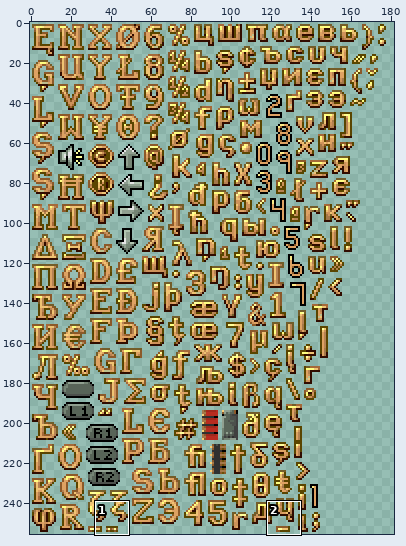
A sprite sheet gets an edit: src/Resources/TR1/Font/alpha_sprites_01.png. Above: a wide view before the commit, with the close-up outlined.
Close-up. Before the commit:
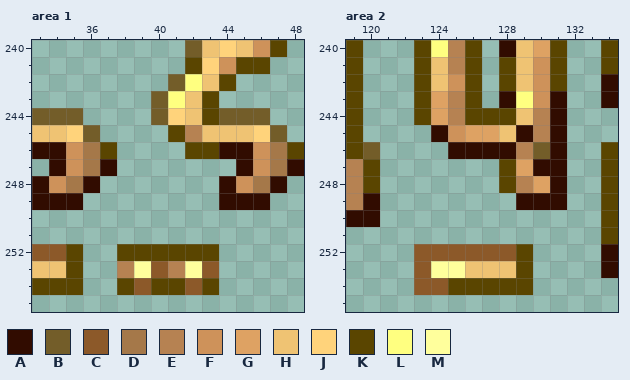
The file is 256x256 pixels. Colours within 5 levels of each other are drawn and written as one. Shown: area 1: x 33..48, y 240..255; area 2: x 119..134, y 240..255. The wide view leaves out empty margins. The commit also changed other parts of the picture, which this record leaves out.
Palette (. is transparent): A #310c00  B #735d29  C #8c5929  D #a57849  E #b68252  F #ce925a  G #dea263  H #efc373  J #ffd37b  K #5a4500  L #ffff80  M #ffff9c
Pixels before, area 1, first column x 33:
240 .........BHJHFK.
241 .........KJFKK..
242 ........BLHK....
243 .......BLHK.....
244 BBB....BJHKBBB..
245 HHJB....KEHHHJB.
246 AAFDK....KKAAFDK
247 .AFDA.......AFDA
248 AFDA.......AFDA.
249 AAA........AAA..
250 ................
251 ................
252 CCK..KKKKKK.....
253 HHK..EMCEMC.....
254 KKK..KCKKCK.....
Pixels before, area 2, first column x 119:
240 K...KLEK.AHGK..K
241 K...KHEK.KHFK..K
242 K...KHFK.KHFK..A
243 K...KGEK.ALFA..A
244 K...KGEKKKHEA...
245 K....AFGGHAEA...
246 KB....AAAAEBA..K
247 EK.......KGAA..K
248 EK.......KEGA..K
249 EA........AAA..K
250 AA.............K
251 ...............K
252 ....CCCCCCK....A
253 ....CMMHHHK....A
254 ....CCKKKKK.....
Now the later version:
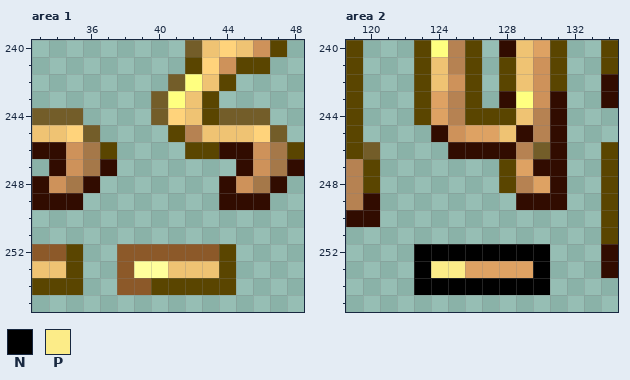
Colours new in this view: N #000000  P #fcec88
Difference:
Changed rows in their new state; - is an unchanged pixel.
Area 1:
first column x 38:
252 CCCCCCK
253 C-MHHHK
254 C---K-K
Area 2:
first column x 123:
252 NNNNNNNN
253 NPPGGGGN
254 NNNNNNNN
Changed places in both close-ups, as pixel boxes (x1, y1, x2, y2):
changed: (117, 244, 236, 295)
changed: (414, 244, 550, 295)
